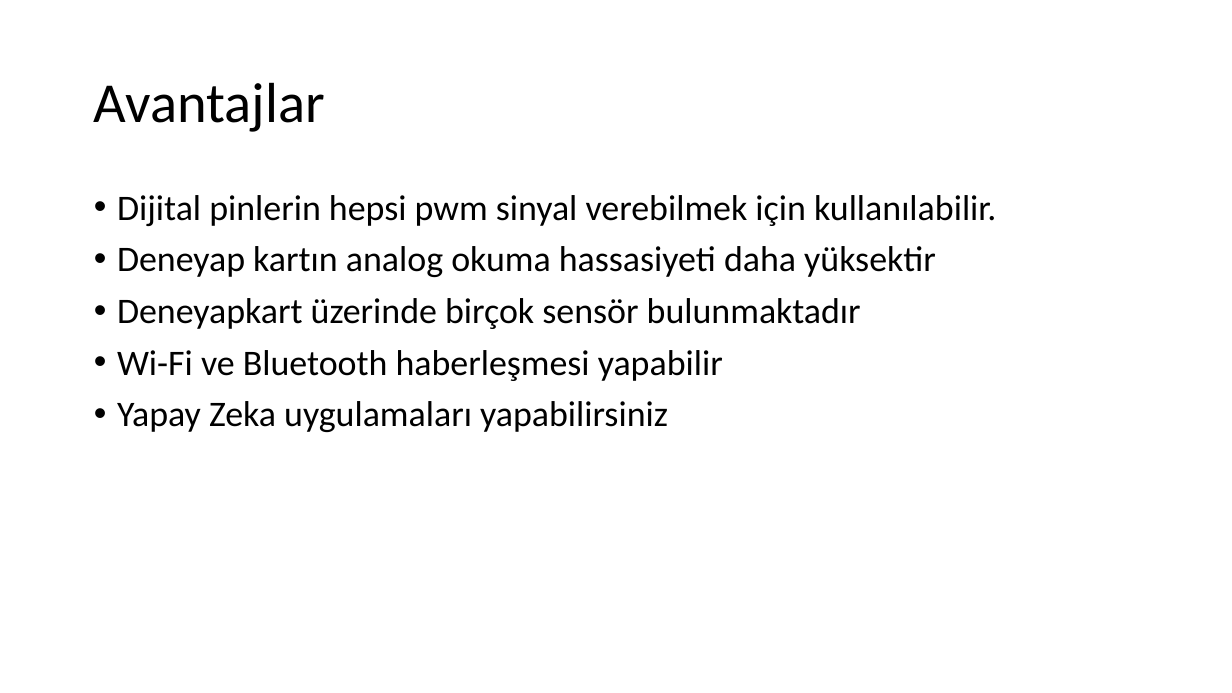
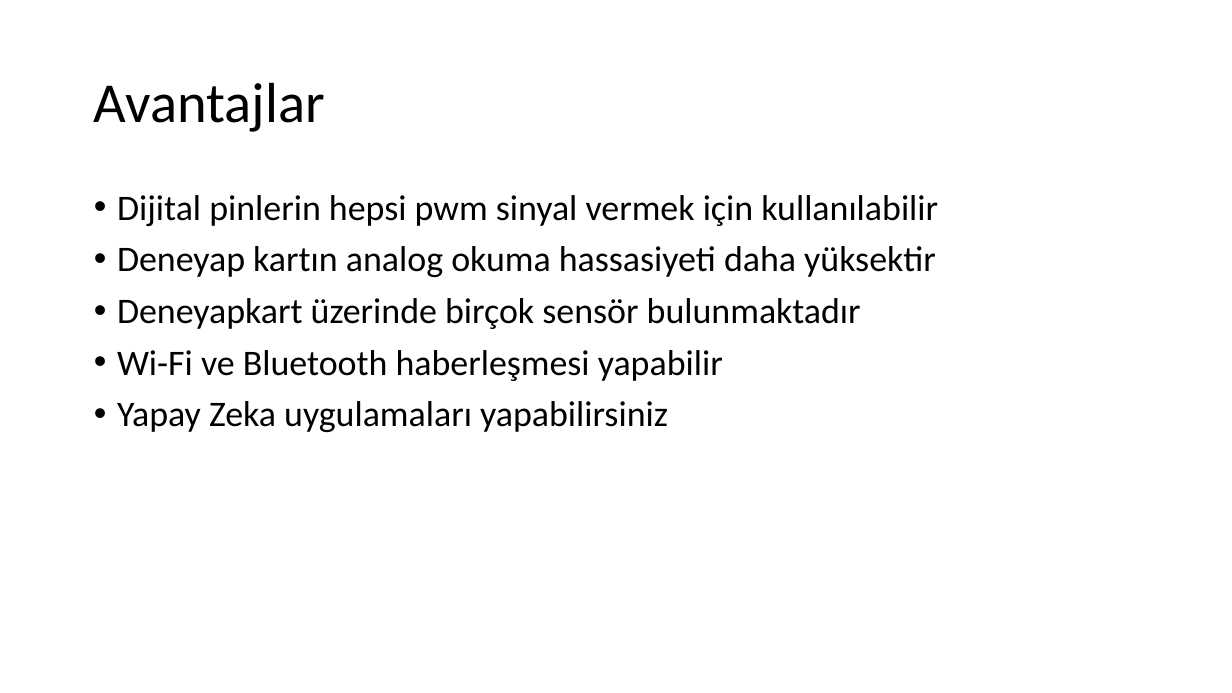
Before and after one commit to omeroztrk/deneyap_kart_egitimleri, a slide deck: slide 4 of Ders 1/Ders 1.pptx. Drawn at 1232x693 pixels with LibreOffice and Linux fonts; fonts in the diff are those of the drawing; background and template pictures are left out. Boxes give left, top, right and bottom in pixels: in the first picture for what was removed or moved away, otherwise in the second. Text is boxed around its words. In the diff, an @@ line names an element or a change of style, - is before the commit and + after.

```diff
--- a/Ders 1/Ders 1.pptx
+++ b/Ders 1/Ders 1.pptx
@@ text at (117,195,938,226): text changed @@
-• Dijital pinlerin hepsi pwm sinyal verebilmek için kullanılabilir.
+• Dijital pinlerin hepsi pwm sinyal vermek için kullanılabilir
```
Also in this commit, not shown: 2 other slides changed.
